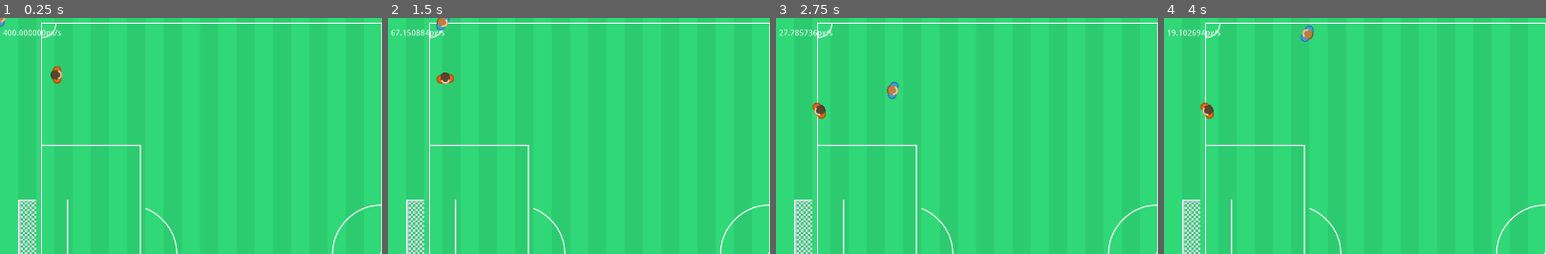
Above: before the commit, frames 1-4 (left to right).
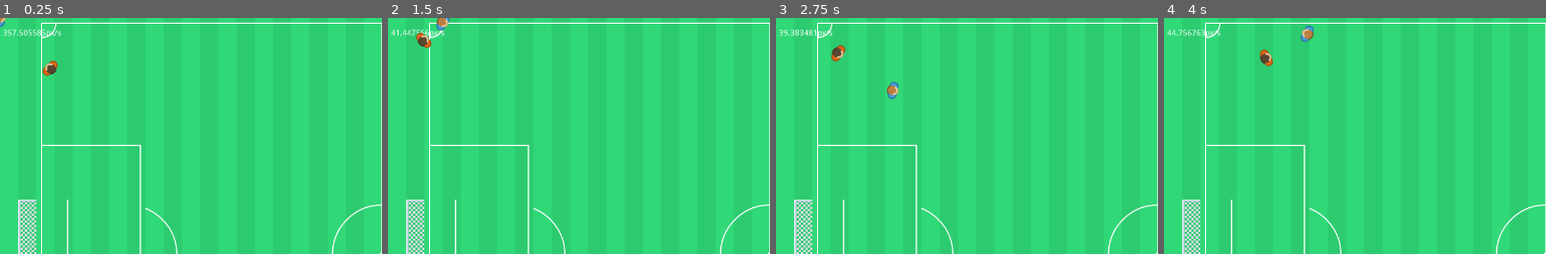
Above: after the commit, the same moments.

Repository: vpetrov/game_ai
Game: Godot game, scene res://src/scenes/Soccer.tscn
The game is run twice, just before and just after one commit, with the same random seed, the same clock (stepped at 60 frames per second) and the same inputs.
Inputs:
- Up to frame 1 (0.25 s): no input
- Up to frame 2 (1.5 s): hold Right (move_right) 0.53-1.28 s; hold Down (move_down) from 1.28 s (still down)
- Up to frame 3 (2.75 s): release Down (move_down) at 2.03 s; hold Right (move_right) from 2.03 s (still down)
- Up to frame 4 (4 s): release Right (move_right) at 2.78 s; hold Up (move_up) 2.78-3.53 s; hold Left (move_left) from 3.53 s (still down)
The pictures show only the part of the screen within x 0-50%, y 0-50%; the shares and areas given below are measured in that part.

The runs differ from the first frame. In frame 1, 0.5% of the frame differs, in the area x 0-17%, y 4-28%; in frame 2, 0.5%; in frame 3, 0.5%; in frame 4, 0.5%, in the area x 0-29%, y 4-43%.

Commit message:
Chapter 2 - AutoMovingEntity - Arrive

Diff:
--- a/chapter03/00.vehicle/src/physics/AutoMovingEntity.gd
+++ b/chapter03/00.vehicle/src/physics/AutoMovingEntity.gd
@@ -16,7 +16,9 @@
 
 func update(delta:float) -> void:
     var desiredVelocityMetersPerSec := steeringBehavior.calculateDesiredVelocityMetersPerSec()
-    assert ( mass >= epsilon || mass <= epsilon)
+    if desiredVelocityMetersPerSec.length_squared() < 0.01:
+        desiredVelocityMetersPerSec = Vector2(0,0)
+
     var forceN = desiredVelocityMetersPerSec * mass
     #var accelerationMeters = steeringForceMetersPerSec / mass
     velocityMetersPerSec = forceN * delta
--- a/chapter03/00.vehicle/src/physics/SteeringBehavior.gd
+++ b/chapter03/00.vehicle/src/physics/SteeringBehavior.gd
@@ -33,5 +33,31 @@
 func flee() -> Vector2:
     return -seek()
 
+func arrive() -> Vector2:
+    var vectorToTarget:Vector2 = targetMeters - movingEntity.positionMeters
+    # check if we're outside the activation radius
+    if activationRadiusMeters > 0.0 && vectorToTarget.length_squared() > activationRadiusMeters * activationRadiusMeters:
+        return Vector2(0,0)
+
+    # otherwise react
+    var targetDirectionMeters = vectorToTarget.normalized()
+    var currentDirectionMeters = movingEntity.heading
+
+    # quadratic deceleration
+    var speed = sqrt(vectorToTarget.length())
+    speed = min(speed, movingEntity.maxSpeedMetersPerSec)
+
+    var changeInDirection:Vector2 = targetDirectionMeters - currentDirectionMeters
+    var desiredVelocityMetersPerSec:Vector2
+    if changeInDirection.length_squared() <= 0.01:
+        desiredVelocityMetersPerSec = targetDirectionMeters * speed
+    else:
+        desiredVelocityMetersPerSec = changeInDirection * speed
+
+    #var desiredVelocityMetersPerSec = directionMeters * movingEntity.maxSpeedMetersPerSec
+    #return desiredVelocityMetersPerSec - movingEntity.velocityMetersPerSec
+    return desiredVelocityMetersPerSec
+
+
 func calculateDesiredVelocityMetersPerSec() -> Vector2:
-    return flee()
+    return arrive()
--- a/chapter03/00.vehicle/src/scenes/Soccer.gd
+++ b/chapter03/00.vehicle/src/scenes/Soccer.gd
@@ -10,8 +10,8 @@
 
 # Called when the node enters the scene tree for the first time.
 func _ready() -> void:
-    $PlayerRed.setTargetPx(Vector2(1300, 0))
-    $PlayerRed.setActivationRadiusPx(100)
+    $PlayerRed.setTargetPx(Vector2(672, 416))
+    #$PlayerRed.setActivationRadiusPx(100)
     start_time = OS.get_ticks_msec()
     pass # Replace with function body.
 
Not shown, added: chapter03/00.vehicle/screenrec_arrive.mov
